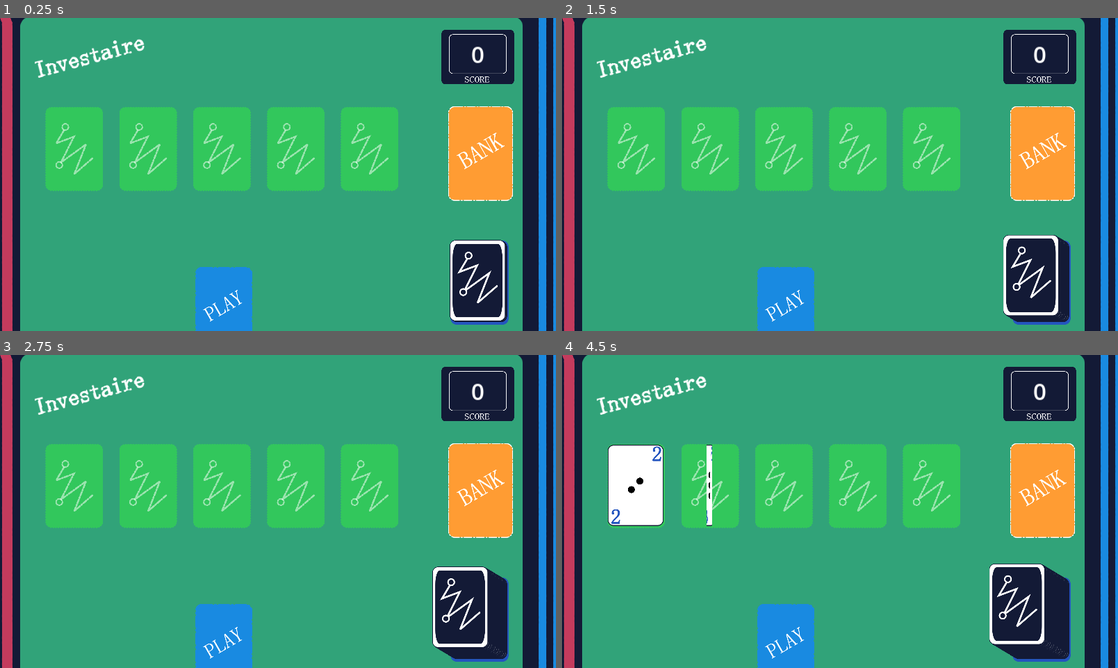
Above: before the commit, frames 1-4 (two rows, left to right).
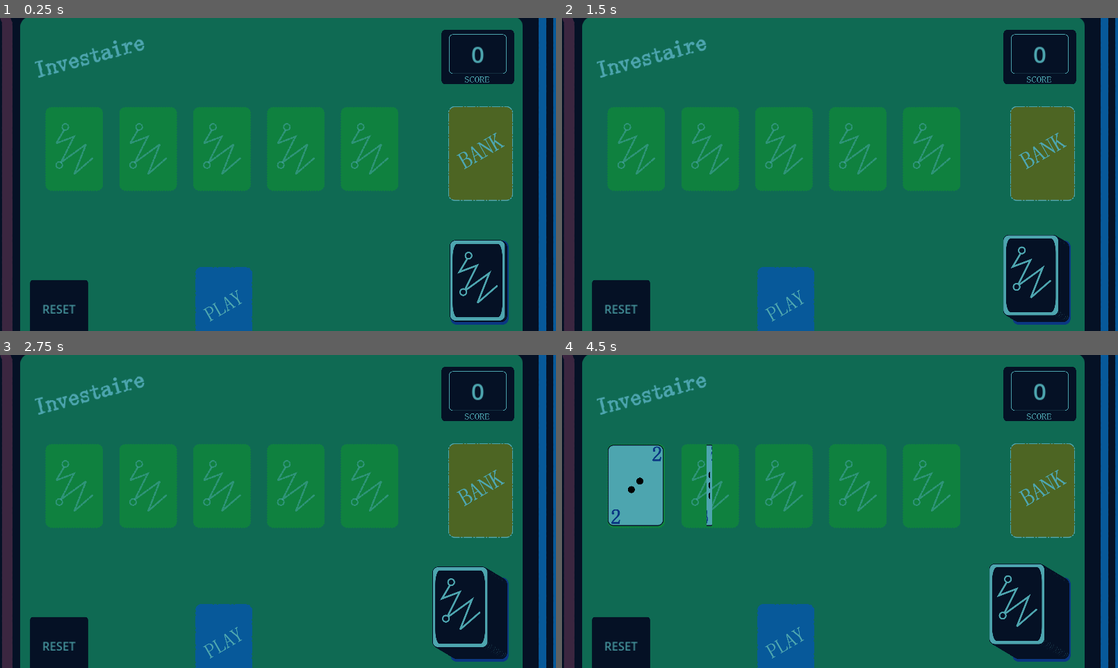
Above: after the commit, the same moments.

Repository: mathew-tran/investaire
Game: Godot game, scene res://Scenes/Game.tscn
The game is run twice, just before and just after one commit, with the same random seed, the same clock (stepped at 60 frames per second) and the same inputs.
Inputs (mouse positions are in pixels of both pictures, inside the frame that each line leads up to):
- Up to frame 1 (0.25 s): no input
- Up to frame 2 (1.5 s): click (623, 309) at 0.5 s, where only the run after the commit has a clickable "RESET"; click "+20" at 1.25 s
- Up to frame 3 (2.75 s): click "+20" at 2 s
- Up to frame 4 (4.5 s): click "+20" at 2.75 s; click "+20" at 3.5 s; click "+20" at 4.25 s

The runs differ from the first frame. In frame 1, 90% of the frame differs, in the area x 0-100%, y 0-100%; in frame 2, 90%; in frame 3, 89%; in frame 4, 89%.

Commit message:
reset button and also save high scores

Diff:
--- a/Art/InvestaireExample.svg
+++ b/Art/InvestaireExample.svg
@@ -24,16 +24,27 @@
      inkscape:pagecheckerboard="0"
      inkscape:deskcolor="#d1d1d1"
      inkscape:document-units="mm"
-     inkscape:zoom="0.5070922"
-     inkscape:cx="928.82517"
-     inkscape:cy="-10.846154"
+     inkscape:zoom="2.0283688"
+     inkscape:cx="529.48951"
+     inkscape:cy="357.18357"
      inkscape:window-width="1920"
      inkscape:window-height="1001"
      inkscape:window-x="-7"
      inkscape:window-y="-7"
      inkscape:window-maximized="1"
      inkscape:current-layer="g59" /><defs
-     id="defs1" /><g
+     id="defs1"><inkscape:path-effect
+       effect="bspline"
+       id="path-effect2"
+       is_visible="true"
+       lpeversion="1.3"
+       weight="33.333333"
+       steps="2"
+       helper_size="0"
+       apply_no_weight="true"
+       apply_with_weight="true"
+       only_selected="false"
+       uniform="false" /></defs><g
      inkscape:label="Layer 1"
      inkscape:groupmode="layer"
      id="layer1"><rect
--- a/Prefabs/GameOverScreen.tscn
+++ b/Prefabs/GameOverScreen.tscn
@@ -81,6 +81,7 @@
 libraries = {
 "": SubResource("AnimationLibrary_0i5t3")
 }
+speed_scale = 2.0
 
 [node name="VBoxContainer" type="VBoxContainer" parent="."]
 custom_minimum_size = Vector2(1200, 800)
@@ -157,7 +158,7 @@
 theme_override_font_sizes/font_size = 50
 text = "HIGH SCORE"
 
-[node name="Label3" type="Label" parent="VBoxContainer/HBoxContainer/VBoxContainer2"]
+[node name="HighScore" type="Label" parent="VBoxContainer/HBoxContainer/VBoxContainer2"]
 layout_mode = 2
 theme_override_font_sizes/font_size = 50
 text = "0"
--- /dev/null
+++ b/Prefabs/ResetButton.tscn
@@ -0,0 +1,57 @@
+[gd_scene load_steps=7 format=3 uid="uid://b18oduhmhyqwf"]
+
+[ext_resource type="Script" path="res://Scripts/ResetButton.gd" id="1_gome3"]
+
+[sub_resource type="StyleBoxFlat" id="StyleBoxFlat_bvt43"]
+bg_color = Color(0.269831, 0.335431, 0.589897, 1)
+corner_radius_top_left = 10
+corner_radius_top_right = 10
+corner_radius_bottom_right = 10
+corner_radius_bottom_left = 10
+
+[sub_resource type="StyleBoxFlat" id="StyleBoxFlat_v0x52"]
+bg_color = Color(0.0278002, 0.0439831, 0.113449, 1)
+corner_radius_top_left = 10
+corner_radius_top_right = 10
+corner_radius_bottom_right = 10
+corner_radius_bottom_left = 10
+
+[sub_resource type="StyleBoxFlat" id="StyleBoxFlat_ubjde"]
+bg_color = Color(0.0745098, 0.101961, 0.211765, 1)
+corner_radius_top_left = 10
+corner_radius_top_right = 10
+corner_radius_bottom_right = 10
+corner_radius_bottom_left = 10
+
+[sub_resource type="StyleBoxFlat" id="StyleBoxFlat_x1ml4"]
+bg_color = Color(0, 0, 0, 1)
+
+[sub_resource type="StyleBoxFlat" id="StyleBoxFlat_cg1qj"]
+bg_color = Color(1, 1, 1, 1)
+
+[node name="ResetButton" type="Button"]
+custom_minimum_size = Vector2(200, 100)
+offset_right = 200.0
+offset_bottom = 200.0
+theme_override_font_sizes/font_size = 40
+theme_override_styles/hover = SubResource("StyleBoxFlat_bvt43")
+theme_override_styles/pressed = SubResource("StyleBoxFlat_v0x52")
+theme_override_styles/normal = SubResource("StyleBoxFlat_ubjde")
+text = "RESET"
+script = ExtResource("1_gome3")
+
+[node name="ProgressBar" type="ProgressBar" parent="."]
+layout_mode = 1
+anchors_preset = 10
+anchor_right = 1.0
+offset_top = -46.0
+offset_bottom = -1.0
+grow_horizontal = 2
+theme_override_colors/font_color = Color(1, 1, 1, 1)
+theme_override_styles/background = SubResource("StyleBoxFlat_x1ml4")
+theme_override_styles/fill = SubResource("StyleBoxFlat_cg1qj")
+value = 50.0
+show_percentage = false
+
+[connection signal="button_down" from="." to="." method="_on_button_down"]
+[connection signal="button_up" from="." to="." method="_on_button_up"]
--- a/Scenes/Game.tscn
+++ b/Scenes/Game.tscn
@@ -14,7 +14,9 @@
 [ext_resource type="Script" path="res://Scripts/Points.gd" id="5_jxug2"]
 [ext_resource type="Texture2D" uid="uid://3n1f4pf7dr3j" path="res://Art/BG3.png" id="6_20m51"]
 [ext_resource type="Texture2D" uid="uid://belnqdl5gg2nx" path="res://Art/BG4.png" id="6_hod4n"]
+[ext_resource type="Script" path="res://Scripts/EndOfGameReason.gd" id="15_be3id"]
 [ext_resource type="PackedScene" uid="uid://2716lq2baj5t" path="res://Prefabs/GameOverScreen.tscn" id="15_dq3aa"]
+[ext_resource type="PackedScene" uid="uid://b18oduhmhyqwf" path="res://Prefabs/ResetButton.tscn" id="17_8bkcj"]
 
 [node name="Game" type="Node2D" groups=["Game"]]
 position = Vector2(91, 204)
@@ -252,5 +254,37 @@
 
 [node name="CanvasLayer" type="CanvasLayer" parent="."]
 
+[node name="EndOfGameReason" type="Label" parent="CanvasLayer"]
+visible = false
+custom_minimum_size = Vector2(400, 300)
+anchors_preset = 8
+anchor_left = 0.5
+anchor_top = 0.5
+anchor_right = 0.5
+anchor_bottom = 0.5
+offset_left = -400.0
+offset_top = -150.0
+offset_right = 400.0
+offset_bottom = 150.0
+grow_horizontal = 2
+grow_vertical = 2
+pivot_offset = Vector2(400, 150)
+theme_override_font_sizes/font_size = 80
+text = "BANKRUPT"
+horizontal_alignment = 1
+vertical_alignment = 1
+script = ExtResource("15_be3id")
+
 [node name="GameOver" parent="CanvasLayer" instance=ExtResource("15_dq3aa")]
 visible = false
+
+[node name="DirectionalLight2D" type="DirectionalLight2D" parent="."]
+color = Color(0, 0.497285, 0.551219, 1)
+energy = 0.7
+blend_mode = 2
+
+[node name="ResetButton" parent="." instance=ExtResource("17_8bkcj")]
+offset_left = -306.0
+offset_top = 521.0
+offset_right = -106.0
+offset_bottom = 721.0
--- /dev/null
+++ b/Scripts/Autoload/SaveManager.gd
@@ -0,0 +1,24 @@
+extends Node
+
+var SavePath = "user://game.save"
+
+var Data = {}
+
+func SaveData():
+	var file = FileAccess.open(SavePath, FileAccess.WRITE)
+	file.store_var(Data)
+	file.close()
+
+func SaveVar(category, value):
+	Data[category] = value
+
+func LoadVar(category):
+	if Data.has(category):
+		return Data[category]
+	return null
+
+func LoadData():
+	if FileAccess.file_exists(SavePath):
+		var file = FileAccess.open(SavePath, FileAccess.READ)
+		Data = file.get_var()
+		file.close()
--- a/Scripts/Deck.gd
+++ b/Scripts/Deck.gd
@@ -22,13 +22,10 @@
 			bIsRed = true
 	data.shuffle()
 
-	print(data)
-
 	var cardOffset = Vector2.ZERO
 	var timeToCreateDeck = 3.2
 
 	var splice = timeToCreateDeck / float(data.size())
-	print(splice)
 	for card in data:
 		var instance = load("res://Prefabs/Card.tscn").instantiate()
 		instance.Rank = card["Rank"]
--- /dev/null
+++ b/Scripts/EndOfGameReason.gd
@@ -0,0 +1,14 @@
+extends Label
+
+func _enter_tree():
+	text = ""
+
+func TellReason(message):
+	visible = true
+	text = message
+	var tween = get_tree().create_tween()
+	tween.tween_property(self, "scale", Vector2.ONE * 1.3, .2)
+	await tween.finished
+	tween = get_tree().create_tween()
+	tween.tween_property(self, "scale", Vector2.ONE, .1)
+	await tween.finished
--- a/Scripts/Game.gd
+++ b/Scripts/Game.gd
@@ -22,6 +22,15 @@
 var bIsGameOver = false
 
 func _ready():
+	SaveManager.LoadData()
+
+	if SaveManager.LoadVar("HIGH_SCORE"):
+		$CanvasLayer/GameOver.SetHighScore(SaveManager.LoadVar("HIGH_SCORE"))
+	else:
+		$CanvasLayer/GameOver.SetHighScore(100)
+		SaveManager.SaveVar("HIGH_SCORE", 100)
+		SaveManager.SaveData()
+
 	await $Deck.CreateDeck()
 	print("ready")
 
@@ -41,8 +50,43 @@
 
 	await get_tree().create_timer(1.0).timeout
 
+	var reason = "BANKRUPT!"
+	if $Deck.IsEmpty():
+		reason = "ROUND OVER"
+
+
+	await $CanvasLayer/EndOfGameReason.TellReason(reason)
+
+	if $Deck.IsEmpty():
+		GainPoints(100)
+		await $ScoredSlot/Points.PointAddComplete
+
+	await get_tree().create_timer(1).timeout
 
 	$CanvasLayer/GameOver.Show(Points)
+
+
+
+func _input(event):
+	if bIsGameOver:
+		return
+
+	if $PlaySlot.get_child_count() == 0:
+		return
+
+	if is_instance_valid(GetPlayCard()) == false:
+		return
+
+	if Input.is_action_just_pressed("slot_1"):
+		$InvestSlots.get_child(0).Click()
+	if Input.is_action_just_pressed("slot_2"):
+		$InvestSlots.get_child(1).Click()
+	if Input.is_action_just_pressed("slot_3"):
+		$InvestSlots.get_child(2).Click()
+	if Input.is_action_just_pressed("slot_4"):
+		$InvestSlots.get_child(3).Click()
+	if Input.is_action_just_pressed("slot_5"):
+		$InvestSlots.get_child(4).Click()
 
 func KillGame():
 	bIsGameOver = true
--- a/Scripts/GameOverScreen.gd
+++ b/Scripts/GameOverScreen.gd
@@ -6,4 +6,23 @@
 func Show(points):
 	visible = true
 	$AnimationPlayer.play("animIn")
+
 	$VBoxContainer/HBoxContainer/VBoxContainer/CurrentScore.text = str(points)
+	$VBoxContainer/HBoxContainer2/PlayAgainButton.grab_focus()
+	$VBoxContainer/HBoxContainer2/PlayAgainButton.disabled = true
+
+	await $AnimationPlayer.animation_finished
+	if SaveManager.LoadVar("HIGH_SCORE"):
+		if SaveManager.LoadVar("HIGH_SCORE") < points:
+
+			SaveManager.SaveVar("HIGH_SCORE", points)
+			SaveManager.SaveData()
+			get_tree().create_timer(.1)
+			SetHighScore(points)
+			get_tree().create_timer(.2)
+			$VBoxContainer/HBoxContainer/VBoxContainer2/HighScore.modulate = Color.GREEN
+	$VBoxContainer/HBoxContainer2/PlayAgainButton.disabled = false
+
+
+func SetHighScore(amount):
+	$VBoxContainer/HBoxContainer/VBoxContainer2/HighScore.text = str(amount)
--- a/Scripts/InvestSlot.gd
+++ b/Scripts/InvestSlot.gd
@@ -33,6 +33,9 @@
 	return false
 
 func TakeCard(card : Card):
+	if CanActivate(card) == false:
+		return
+
 	var bMoveToTop = false
 	card.reparent(CardHolder)
 	card.visible = true
@@ -78,8 +81,6 @@
 		for number in CardHolder.get_child(-1).GetAllowableNumbers(Card.CARD_POSITION.BOTTOM):
 			allowedNumbers.append(number)
 
-	print(name + " activate check")
-	print(allowedNumbers)
 	if card.Rank in allowedNumbers:
 		return true
 
@@ -97,4 +98,8 @@
 
 
 func _on_button_button_up():
-	Finder.GetGame().OnSlotPressed(self)
+	Click()
+
+func Click():
+	if CanActivate(Finder.GetGame().GetPlayCard()):
+		Finder.GetGame().OnSlotPressed(self)
--- a/Scripts/InvestSlots.gd
+++ b/Scripts/InvestSlots.gd
@@ -7,7 +7,6 @@
 func AreSlotsVacant():
 	for slot in get_children():
 		if slot.IsEmpty():
-			print(slot.name + " is empty")
 			return true
 	return false
 
--- a/Scripts/Points.gd
+++ b/Scripts/Points.gd
@@ -2,6 +2,7 @@
 
 var Total = 0
 
+signal PointAddComplete
 
 func _ready():
 	Finder.GetGame().PointsGained.connect(OnPointsGained)
@@ -10,6 +11,7 @@
 func OnPointsGained(amount):
 	for x in range(0, amount):
 		await IncrementTotal()
+	PointAddComplete.emit()
 
 func IncrementTotal():
 	await get_tree().create_timer(.01).timeout
--- /dev/null
+++ b/Scripts/ResetButton.gd
@@ -0,0 +1,24 @@
+extends Button
+
+
+var Charge = 0
+var MaxCharge = 100
+
+var bIsPressed = false
+
+func _on_button_up():
+	bIsPressed = false
+	Charge = 0
+
+
+func _on_button_down():
+	bIsPressed = true
+
+
+func _process(delta):
+	$ProgressBar.visible = bIsPressed
+	if bIsPressed:
+		Charge += delta * 120
+		$ProgressBar.value = Charge
+		if Charge >= MaxCharge:
+			get_tree().reload_current_scene()
--- a/project.godot
+++ b/project.godot
@@ -19,9 +19,43 @@
 [autoload]
 
 Finder="*res://Scripts/Autoload/Finder.gd"
+SaveManager="*res://Scripts/Autoload/SaveManager.gd"
 
 [display]
 
 window/size/viewport_width=1920
 window/size/viewport_height=1080
 window/stretch/mode="canvas_items"
+
+[input]
+
+slot_1={
+"deadzone": 0.5,
+"events": [Object(InputEventKey,"resource_local_to_scene":false,"resource_name":"","device":-1,"window_id":0,"alt_pressed":false,"shift_pressed":false,"ctrl_pressed":false,"meta_pressed":false,"pressed":false,"keycode":0,"physical_keycode":49,"key_label":0,"unicode":49,"location":0,"echo":false,"script":null)
+, Object(InputEventKey,"resource_local_to_scene":false,"resource_name":"","device":-1,"window_id":0,"alt_pressed":false,"shift_pressed":false,"ctrl_pressed":false,"meta_pressed":false,"pressed":false,"keycode":0,"physical_keycode":4194439,"key_label":0,"unicode":49,"location":0,"echo":false,"script":null)
+]
+}
+slot_2={
+"deadzone": 0.5,
+"events": [Object(InputEventKey,"resource_local_to_scene":false,"resource_name":"","device":-1,"window_id":0,"alt_pressed":false,"shift_pressed":false,"ctrl_pressed":false,"meta_pressed":false,"pressed":false,"keycode":0,"physical_keycode":50,"key_label":0,"unicode":50,"location":0,"echo":false,"script":null)
+, Object(InputEventKey,"resource_local_to_scene":false,"resource_name":"","device":-1,"window_id":0,"alt_pressed":false,"shift_pressed":false,"ctrl_pressed":false,"meta_pressed":false,"pressed":false,"keycode":0,"physical_keycode":4194440,"key_label":0,"unicode":50,"location":0,"echo":false,"script":null)
+]
+}
+slot_3={
+"deadzone": 0.5,
+"events": [Object(InputEventKey,"resource_local_to_scene":false,"resource_name":"","device":-1,"window_id":0,"alt_pressed":false,"shift_pressed":false,"ctrl_pressed":false,"meta_pressed":false,"pressed":false,"keycode":0,"physical_keycode":51,"key_label":0,"unicode":51,"location":0,"echo":false,"script":null)
+, Object(InputEventKey,"resource_local_to_scene":false,"resource_name":"","device":-1,"window_id":0,"alt_pressed":false,"shift_pressed":false,"ctrl_pressed":false,"meta_pressed":false,"pressed":false,"keycode":0,"physical_keycode":4194441,"key_label":0,"unicode":51,"location":0,"echo":false,"script":null)
+]
+}
+slot_4={
+"deadzone": 0.5,
+"events": [Object(InputEventKey,"resource_local_to_scene":false,"resource_name":"","device":-1,"window_id":0,"alt_pressed":false,"shift_pressed":false,"ctrl_pressed":false,"meta_pressed":false,"pressed":false,"keycode":0,"physical_keycode":52,"key_label":0,"unicode":52,"location":0,"echo":false,"script":null)
+, Object(InputEventKey,"resource_local_to_scene":false,"resource_name":"","device":-1,"window_id":0,"alt_pressed":false,"shift_pressed":false,"ctrl_pressed":false,"meta_pressed":false,"pressed":false,"keycode":0,"physical_keycode":4194442,"key_label":0,"unicode":52,"location":0,"echo":false,"script":null)
+]
+}
+slot_5={
+"deadzone": 0.5,
+"events": [Object(InputEventKey,"resource_local_to_scene":false,"resource_name":"","device":-1,"window_id":0,"alt_pressed":false,"shift_pressed":false,"ctrl_pressed":false,"meta_pressed":false,"pressed":false,"keycode":0,"physical_keycode":53,"key_label":0,"unicode":53,"location":0,"echo":false,"script":null)
+, Object(InputEventKey,"resource_local_to_scene":false,"resource_name":"","device":-1,"window_id":0,"alt_pressed":false,"shift_pressed":false,"ctrl_pressed":false,"meta_pressed":false,"pressed":false,"keycode":0,"physical_keycode":4194443,"key_label":0,"unicode":53,"location":0,"echo":false,"script":null)
+]
+}
Not shown: 1 places in Scenes/Game.tscn that only renumber resources
